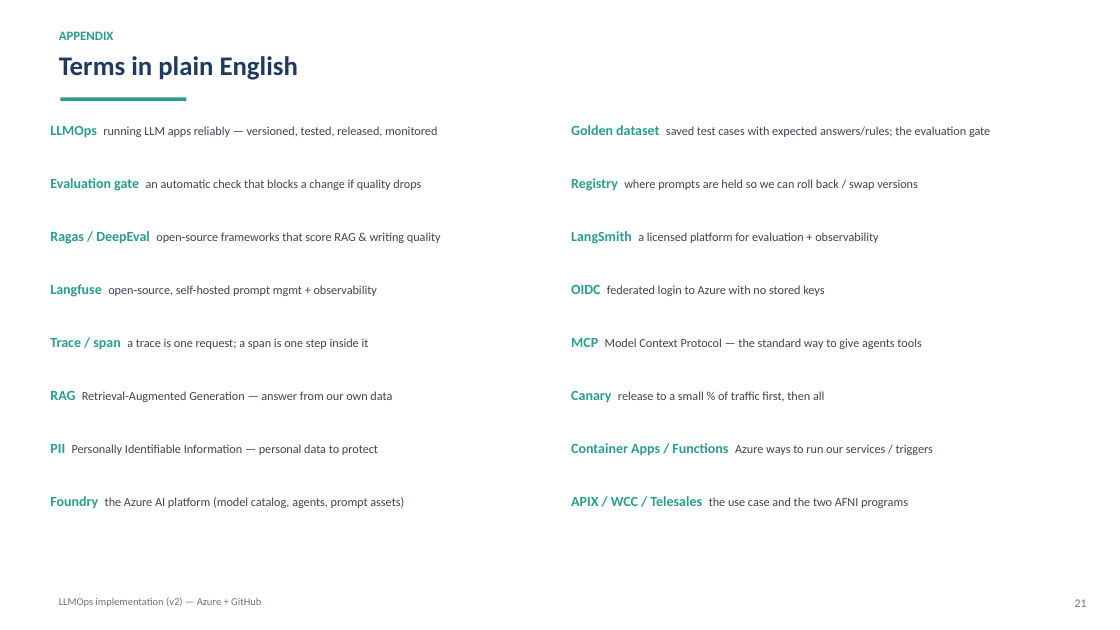
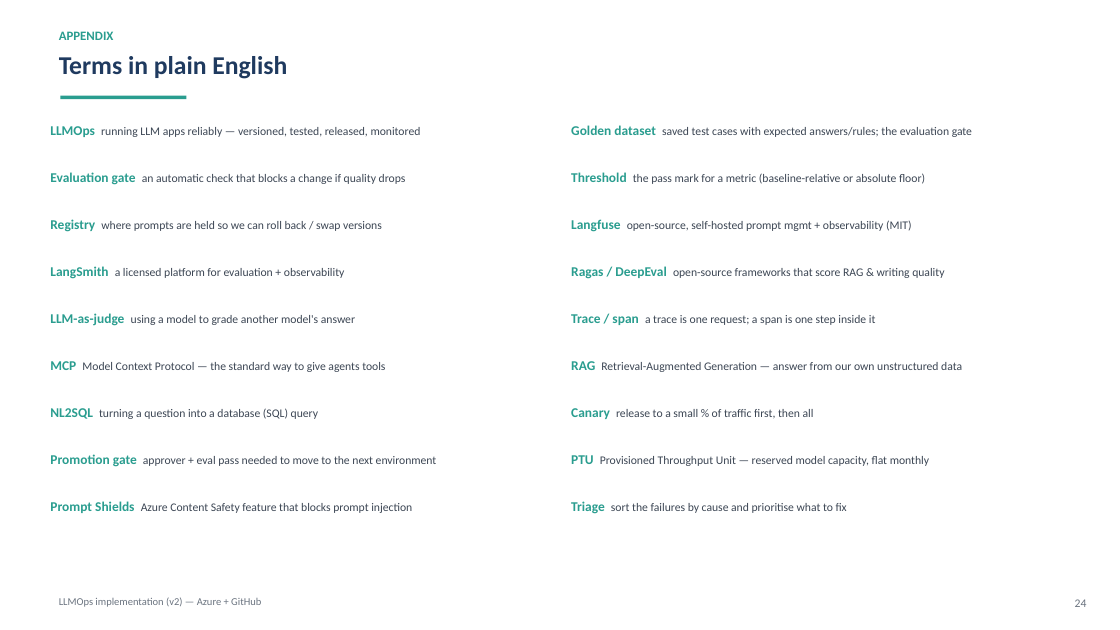
Before and after one commit to shyamanugu/LLMOps, a slide deck: slide 24 of 5thAug/v2/presentation/LLMOps-Implementation-v2.pptx (slide 21 before the commit). Drawn at 1120x630 pixels with LibreOffice and Linux fonts; fonts in the diff are those of the drawing. Boxes give left, top, right and bottom in pixels: in the first picture for what was removed or moved away, otherwise in the second. Text is boxed around its words. In the diff, an @@ line names an element or a change of style, - is before the commit and + after.

```diff
--- a/5thAug/v2/presentation/LLMOps-Implementation-v2.pptx
+++ b/5thAug/v2/presentation/LLMOps-Implementation-v2.pptx
@@ text "Terms in plain English" at <box>59,56,287,79</box>: size 23 to 22 pt @@
@@ text "LLMOps running LLM apps reliably ..." at <box>50,126,421,137</box>: size 12 to 11.5 pt in "LLMOps"; size 10.5 to 10 pt @@
@@ text "Golden dataset saved test cases ..." at <box>571,125,972,137</box>: size 12 to 11.5 pt in "Golden dataset"; size 10.5 to 10 pt in "saved test cases with expected answers/rules; the ..." @@
@@ text "Evaluation gate an automatic check ..." at <box>50,172,406,185</box>: size 12 to 11.5 pt in "Evaluation gate"; size 10.5 to 10 pt in "an automatic check that blocks a change ..." @@
@@ text added at <box>571,172,925,184</box>, 10 pt, text #3C4654 @@
+Threshold the pass mark for a metric (baseline-relative or absolute floor)
@@ text "Registry where prompts are held ...": place and size @@
-text "Registry where prompts are held ..." at <box>571,178,918,191</box>
+text "Registry where prompts are held ..." at <box>50,219,382,232</box>
@@ text "Registry where prompts are held ..." at <box>50,219,382,232</box>: size 12 to 11.5 pt in "Registry"; size 10.5 to 10 pt in "where prompts are held so we can ..." @@
@@ text at <box>571,219,912,232</box>: text changed; size 10.5 to 10 pt @@
-Langfuse open-source, self-hosted prompt mgmt + observability
+Langfuse open-source, self-hosted prompt mgmt + observability (MIT)
@@ text "LangSmith a licensed platform for ...": place and size @@
-text "LangSmith a licensed platform for ..." at <box>571,231,878,244</box>
+text "LangSmith a licensed platform for ..." at <box>50,266,345,279</box>
@@ text "LangSmith a licensed platform for ..." at <box>50,266,345,279</box>: size 12 to 11.5 pt in "LangSmith"; size 10.5 to 10 pt in "a licensed platform for evaluation + observability" @@
@@ text "Ragas / DeepEval open-source frameworks ...": place and size @@
-text "Ragas / DeepEval open-source frameworks ..." at <box>50,231,441,244</box>
+text "Ragas / DeepEval open-source frameworks ..." at <box>571,266,944,279</box>
@@ text "Ragas / DeepEval open-source frameworks ..." at <box>571,266,944,279</box>: size 12 to 11.5 pt in "Ragas / DeepEval"; size 10.5 to 10 pt in "open-source frameworks that score RAG & writing ..." @@
@@ text removed at <box>571,285,824,296</box> @@
-OIDC federated login to Azure with no stored keys
@@ text added at <box>50,313,355,326</box>, 10 pt, text #3C4654 @@
+LLM-as-judge using a model to grade another model's answer
@@ text "Trace / span a trace ...": place and size @@
-text "Trace / span a trace ..." at <box>50,338,369,350</box>
+text "Trace / span a trace ..." at <box>571,314,876,325</box>
@@ text "Trace / span a trace ..." at <box>571,314,876,325</box>: size 12 to 11.5 pt in "Trace / span"; size 10.5 to 10 pt in "a trace is one request; a span ..." @@
@@ text "MCP Model Context Protocol — ...": place and size @@
-text "MCP Model Context Protocol — ..." at <box>571,338,921,349</box>
+text "MCP Model Context Protocol — ..." at <box>50,361,385,372</box>
@@ text "MCP Model Context Protocol — ..." at <box>50,361,385,372</box>: size 12 to 11.5 pt in "MCP"; size 10.5 to 10 pt @@
@@ text at <box>571,361,962,372</box>: text changed; size 10.5 to 10 pt @@
-RAG Retrieval-Augmented Generation — answer from our own data
+RAG Retrieval-Augmented Generation — answer from our own unstructured data
@@ text at <box>50,408,318,419</box>: text changed; size 10.5 to 10 pt @@
-PII Personally Identifiable Information — personal data to protect
+NL2SQL turning a question into a database (SQL) query
@@ text "Canary release to a small ...": place and size @@
-text "Canary release to a small ..." at <box>571,391,824,402</box>
+text "Canary release to a small ..." at <box>571,408,814,419</box>
@@ text "Canary release to a small ..." at <box>571,408,814,419</box>: size 12 to 11.5 pt in "Canary"; size 10.5 to 10 pt in "release to a small % of traffic ..." @@
@@ text removed at <box>571,443,933,456</box> @@
-Container Apps / Functions Azure ways to run our services / triggers
@@ text at <box>50,454,437,467</box>: text changed; size 10.5 to 10 pt @@
-Foundry the Azure AI platform (model catalog, agents, prompt assets)
+Promotion gate approver + eval pass needed to move to the next environment
@@ text at <box>571,455,929,466</box>: text changed; size 10.5 to 10 pt @@
-APIX / WCC / Telesales the use case and the two AFNI programs
+PTU Provisioned Throughput Unit — reserved model capacity, flat monthly
@@ text added at <box>50,501,412,513</box>, 10 pt, text #3C4654 @@
+Prompt Shields Azure Content Safety feature that blocks prompt injection
@@ text added at <box>571,501,847,514</box>, 10 pt, text #3C4654 @@
+Triage sort the failures by cause and prioritise what to fix
@@ text at <box>1075,599,1087,607</box>: text changed @@
-21
+24
```
Also in this commit, not shown: 6 other slides changed, 17 slides added, 14 slides removed, 12 other files.
